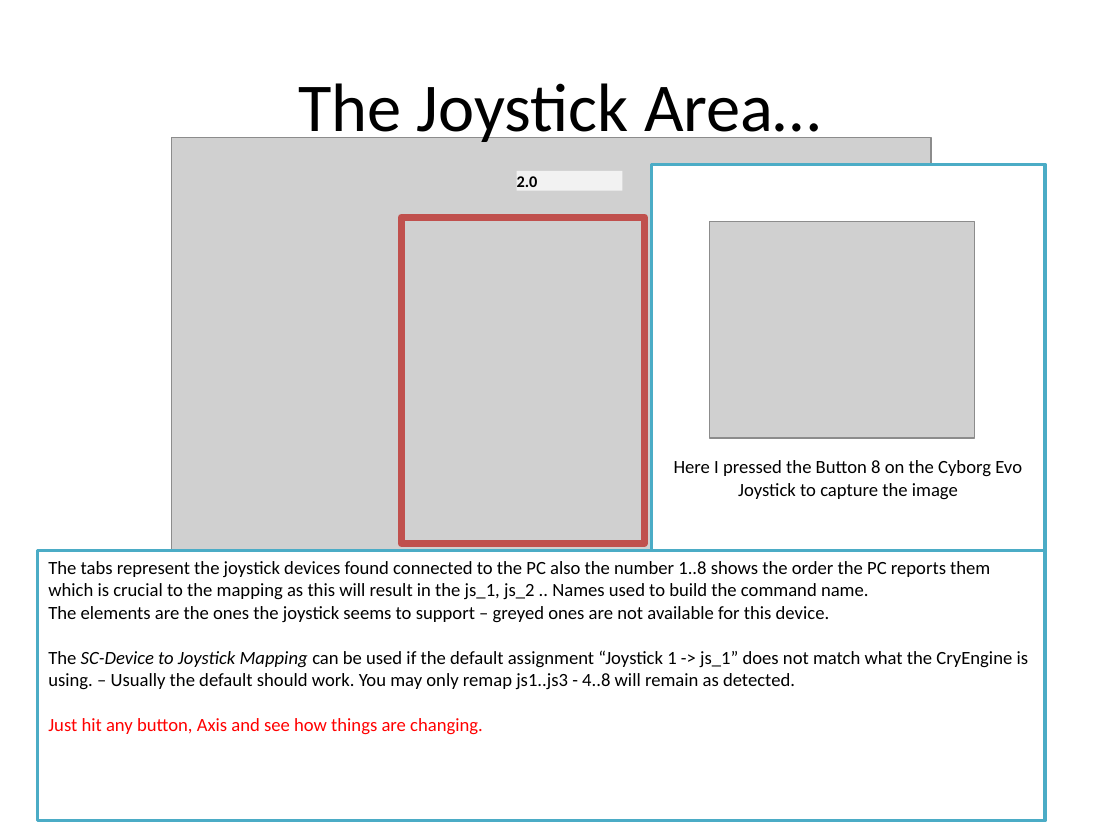
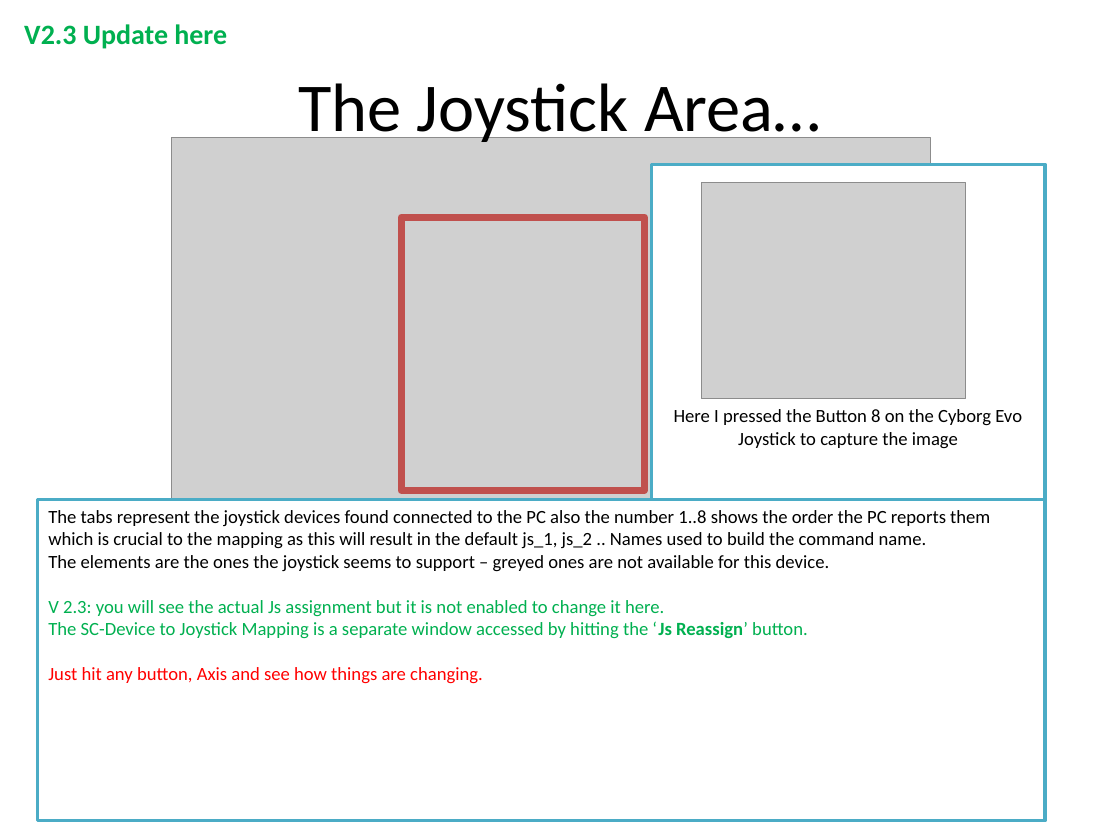
Before and after one commit to SCToolsfactory/SCJMapper-V2, a slide deck: slide 6 of doc/SCJMapper_QGuide.pptx. Drawn at 1120x840 pixels with LibreOffice and Linux fonts; fonts in the diff are those of the drawing; grey boxes stand for pictures. Boxes give left, top, right and bottom in pixels: in the first picture for what was removed or moved away, otherwise in the second. Text is boxed around its words. In the diff, an @@ line names an element or a change of style, - is before the commit and + after.

Commit message:
- new feature #16 - allow reassignment of the jsN group - improvement - uniquely identified devices with the same name (use GUID) - improvement - shows jsN assignment in Joystick tab - improvement - detection of the SC install path extended to one more Registry entry - fix - blend unmapped works properly now - fix #16 - manual entry of SC directory works now - update doc

```diff
--- a/doc/SCJMapper_QGuide.pptx
+++ b/doc/SCJMapper_QGuide.pptx
@@ text added at (x1=24, y1=24, x2=227, y2=49), 18 pt, text #00B050, bold @@
+V2.3 Update here
@@ rectangle removed at (x1=516, y1=171, x2=622, y2=192) @@
-2.0
@@ rectangle "Here I pressed the Button ..." resized from (x1=652, y1=165, x2=1046, y2=551) to (x1=652, y1=165, x2=1046, y2=500) @@
@@ picture moved from (x1=710, y1=222, x2=974, y2=438) to (x1=701, y1=183, x2=965, y2=399) @@
@@ rectangle resized from (x1=401, y1=217, x2=644, y2=543) to (x1=401, y1=217, x2=644, y2=491) @@
@@ rectangle "The tabs represent the joystick ..." resized from (x1=37, y1=551, x2=1045, y2=821) to (x1=37, y1=500, x2=1045, y2=821) @@
@@ text in rectangle at (x1=48, y1=510, x2=990, y2=549): text changed @@
-The tabs represent the joystick devices found connected to the PC also the number 1..8 shows the order the PC reports them which is crucial to the mapping as this will result in the js_1, js_2 .. Names used to build the command name.
+The tabs represent the joystick devices found connected to the PC also the number 1..8 shows the order the PC reports them which is crucial to the mapping as this will result in the default js_1, js_2 .. Names used to build the command name.
@@ text in rectangle at (x1=48, y1=600, x2=808, y2=639): text changed; text colour #000000 to #00B050 @@
-The SC-Device to Joystick Mapping can be used if the default assignment “Joystick 1 -> js_1” does not match what the CryEngine is using. – Usually the default should work. You may only remap js1..js3 - 4..8 will remain as detected.
+V 2.3: you will see the actual Js assignment but it is not enabled to change it here.
+The SC-Device to Joystick Mapping is a separate window accessed by hitting the ‘Js Reassign’ button.
```
Also in this commit, not shown: 9 other slides changed, 1 slide added, 22 other files.
